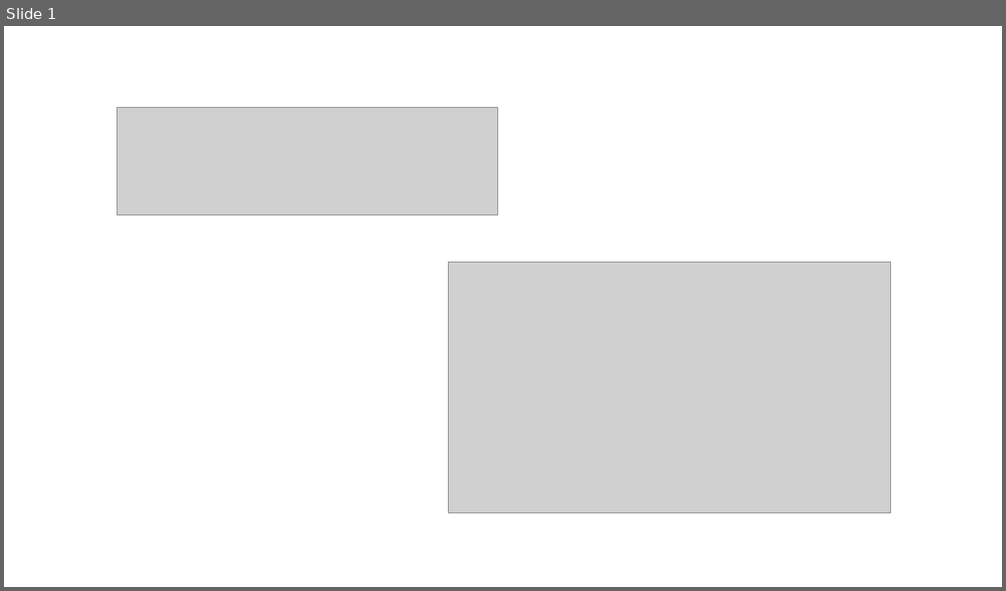
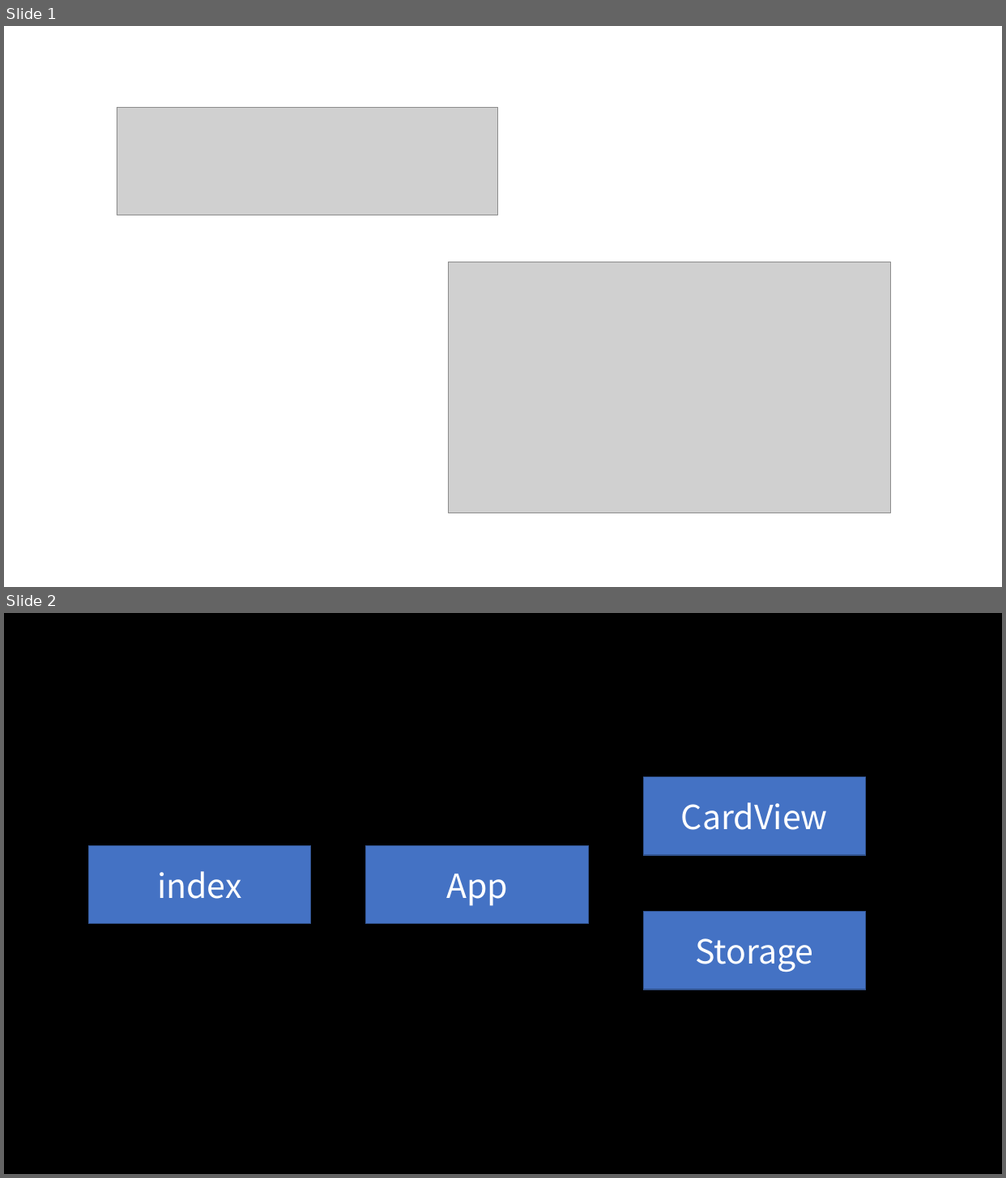
Before and after one commit to josungman/Programmer-s_Web_App_Dev_Course, a slide deck: week8/part2(after-practice)/추가문제.pptx. Shown one above the other, each under a label of ours: slide 1 before the commit, slides 1 and 2 after it. The pictures are 1006x591 and 1006x1178 pixels, drawn with LibreOffice and Linux fonts; fonts in the diff are those of the drawing; grey boxes stand for pictures. Boxes give left, top, right and bottom in pixels: in the first picture for what was removed or moved away, otherwise in the second. Text is boxed around its words. In the diff, an @@ line names an element or a change of style, - is before the commit and + after.

```diff
--- a/week8/part2(after-practice)/추가문제.pptx
+++ b/week8/part2(after-practice)/추가문제.pptx
@@ slide 2 added at <box>4,613,1002,1174</box>, background #000000 @@
@@ rectangle added at <box>643,777,866,855</box>, fill #4472C4, outline #325491 1 pt, 32 pt, text #FFFFFF @@
+CardView
@@ rectangle added at <box>88,845,311,924</box>, fill #4472C4, outline #325491 1 pt, 32 pt, text #FFFFFF @@
+index
@@ rectangle added at <box>365,845,588,924</box>, fill #4472C4, outline #325491 1 pt, 32 pt, text #FFFFFF @@
+App
@@ rectangle added at <box>643,912,866,990</box>, fill #4472C4, outline #325491 1 pt, 32 pt, text #FFFFFF @@
+Storage
```
Also in this commit, not shown: 2 other files.
